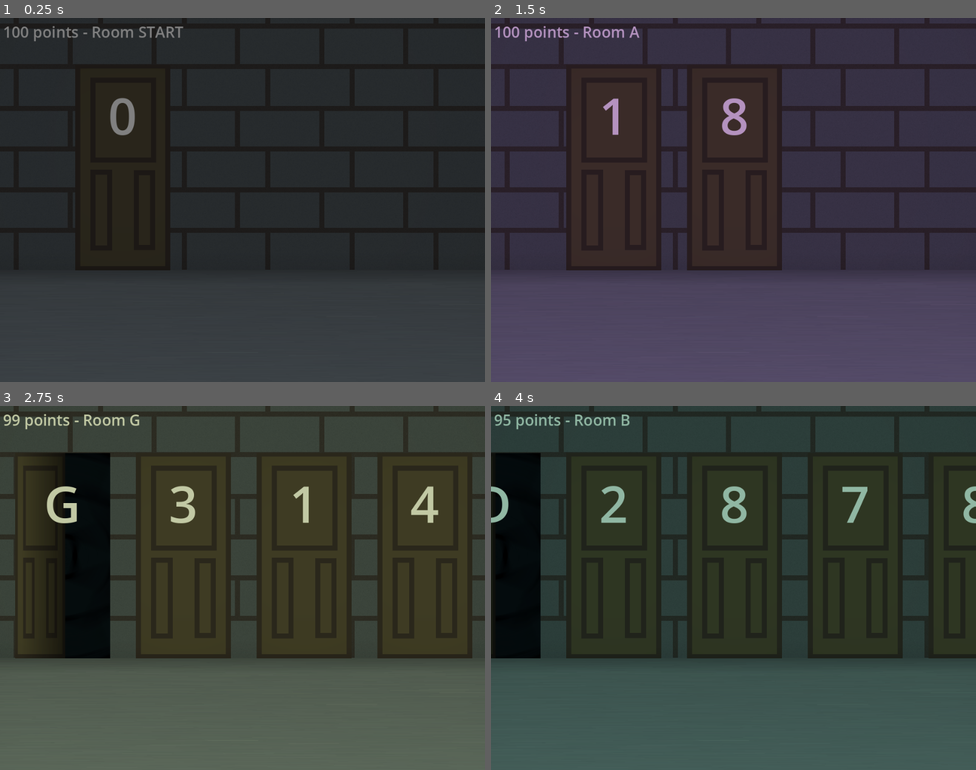
Above: before the commit, frames 1-4 (two rows, left to right).
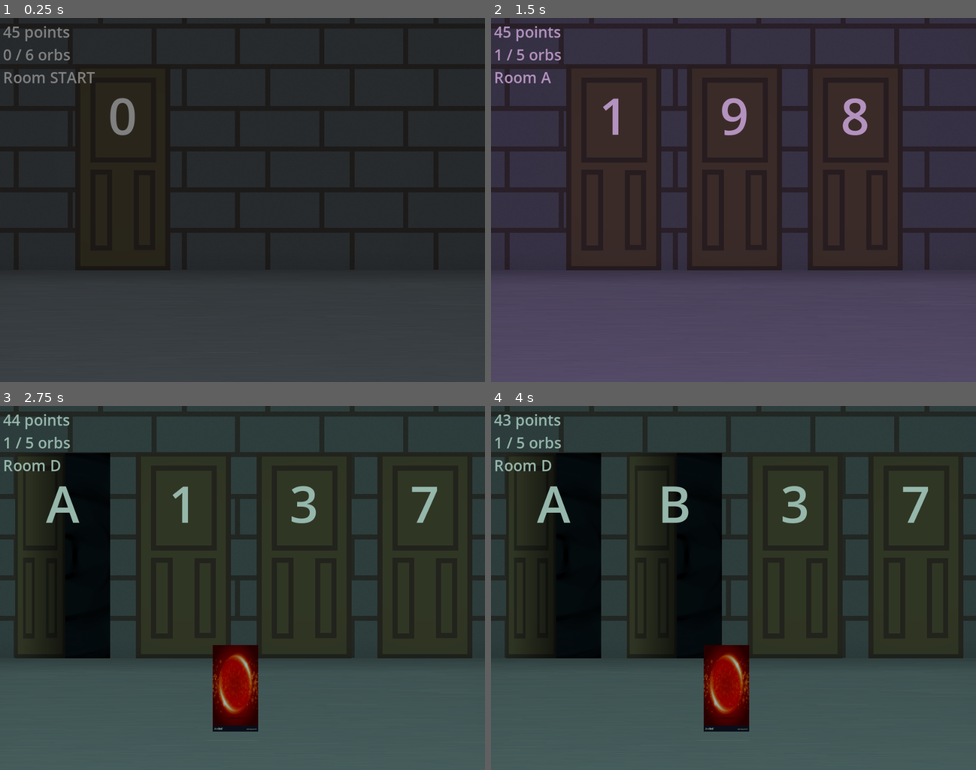
Above: after the commit, the same moments.

Repository: DasParijat/Das-GameJamSpring2025
Game: Godot game, scene res://Game Scenes/game.tscn
Same seed, same stepped clock (60 frames per second), same inputs: the game is played once before the commit and once after it.
Inputs (mouse positions are in pixels of both pictures, inside the frame that each line leads up to):
- Up to frame 1 (0.25 s): no input
- Up to frame 2 (1.5 s): click "efef" at 0.5 s; click (728, 301) at 1.27 s
- Up to frame 3 (2.75 s): click "efef" at 2 s
- Up to frame 4 (4 s): click "efef" at 2.75 s; click "efef" at 3.5 s

The runs differ from the first frame. In frame 1, 0.9% of the frame differs, in the area x 0-38%, y 2-18%; in frame 2, 9.9%; in frame 3, 4.5%; in frame 4, 31%, in the area x 0-100%, y 2-90%.

Commit message:
Added (failed) Prim's Algo for cost calc

Diff:
--- /dev/null
+++ b/Classes/prim_mst.gd
@@ -0,0 +1,51 @@
+extends Node
+class_name PrimMST
+
+# Function to calculate the total weight of the MST using Prim's Algorithm
+func calculate_mst(rooms_array: Array[Room], doors_array: Array[Door]) -> int:
+	var total_weight = 0
+	var visited_rooms = {}
+	var priority_queue = []
+
+	# Start with the first room
+	visited_rooms[rooms_array[0]] = true
+
+	# Add all doors connected to the first room to the priority queue
+	for door in doors_array:
+		if door.room1 == rooms_array[0] or door.room2 == rooms_array[0]:
+			priority_queue.append(door)
+
+	# Sort the priority queue by door cost (ascending order)
+	priority_queue.sort_custom(Callable(self, "_compare_door_cost"))
+
+	while priority_queue.size() > 0:
+		# Get the door with the smallest cost
+		var current_door = priority_queue.pop_front()
+
+		# Check if the door connects to an unvisited room
+		var next_room = null
+		if not visited_rooms.has(current_door.room1):
+			next_room = current_door.room1
+		elif not visited_rooms.has(current_door.room2):
+			next_room = current_door.room2
+
+		if next_room != null:
+			# Add the cost of the door to the total weight
+			total_weight += current_door.cost
+
+			# Mark the room as visited
+			visited_rooms[next_room] = true
+
+			# Add all doors connected to the new room to the priority queue
+			for door in doors_array:
+				if (door.room1 == next_room or door.room2 == next_room) and not visited_rooms.has(door.room1) and not visited_rooms.has(door.room2):
+					priority_queue.append(door)
+
+			# Sort the priority queue again
+			priority_queue.sort_custom(Callable(self, "_compare_door_cost"))
+
+	return total_weight
+
+# Helper function to compare door costs
+func _compare_door_cost(a: Door, b: Door) -> int:
+	return a.cost - b.cost
--- a/Game Scenes/door.gd
+++ b/Game Scenes/door.gd
@@ -5,6 +5,7 @@
 @onready var cost : Label = $CenterContainer/Cost
 
 @onready var door : Door
+@onready var cur_room : Room
 
 func _ready() -> void:
 	GRH.connect("door_entered", Callable(self, "_on_door_entered"))
@@ -14,7 +15,10 @@
 		cost.text = str(door.cost)
 	else:
 		texture.texture = preload("uid://7gfggwe3vnl2")
-		cost.text = door.room2.letter_id
+		if door.room2 == cur_room:
+			cost.text = door.room1.letter_id
+		else:
+			cost.text = door.room2.letter_id
 
 func _on_pressed() -> void:
 	if door.is_locked:
--- a/Game Scenes/door.tscn
+++ b/Game Scenes/door.tscn
@@ -7,6 +7,7 @@
 
 [sub_resource type="SystemFont" id="SystemFont_2frai"]
 font_names = PackedStringArray("Bodoni MT")
+subpixel_positioning = 0
 
 [node name="Door" type="Button"]
 self_modulate = Color(0, 0, 0, 0)
--- a/Game Scenes/game.gd
+++ b/Game Scenes/game.gd
@@ -3,6 +3,7 @@
 @onready var color_modulate : CanvasModulate = $Room/Background/ColorModulate
 @onready var door_container : HBoxContainer = $Room/DoorContainer
 @onready var points_label : Label = $PointsLabel
+@onready var orb : TextureButton = $Room/Orb
 
 #var tween : Tween = Tween.new()
 
@@ -23,11 +24,15 @@
 	GRH.connect("door_entered", Callable(self, "_on_door_entered"))
 	randomize()
 
-	generate_rooms(8)
+	generate_rooms(5)
 	generate_doors()
 
-	GRH.points = 100
+	GRH.points = PrimMST.new().calculate_mst(rooms_array, doors_array)
+	if GRH.points == 0:
+		GRH.points = 5 * doors_array.size() # free points for Prim failing
+	print(GRH.points)
 
+	rooms_array[0].orb_found = true
 	cur_room = rooms_array[0]
 	load_room(cur_room)
 
@@ -93,8 +98,7 @@
 	return false
 
 func load_room(room : Room) -> void:
-	room_transition = true
-	points_label.text = (str(GRH.points) + " points - Room " + room.letter_id)
+	update_label_text()
 	color_modulate.color = room.mod_color
 
 	# Clear existing doors
@@ -107,8 +111,13 @@
 		if door.check_rooms(room):
 			var door_scene = preload("res://Game Scenes/door.tscn").instantiate()
 			door_scene.door = door
+			door_scene.cur_room = cur_room
 			door_container.add_child(door_scene)
-	room_transition = false
+
+	if room.orb_found:
+		orb.hide()
+	else:
+		orb.show()
 
 func _on_door_entered(door : Door) -> void:
 	print(door.room1.letter_id, " ", door.room2.letter_id)
@@ -125,3 +134,18 @@
 
 	cur_room = next_room
 	load_room(next_room)
+
+func update_label_text() -> void:
+	points_label.text = (str(GRH.points) + " points \n"
+						+ (str(GRH.orbs_found) + " / " + str(rooms_array.size()))
+						+ " orbs \nRoom " + cur_room.letter_id)
+
+func _on_orb_pressed() -> void:
+	cur_room.orb_found = true
+	GRH.orbs_found += 1
+	update_label_text()
+	if GRH.orbs_found == rooms_array.size():
+		cur_room = Room.new("WIN", Color(0.8, 0.8, 0.8))
+		load_room(cur_room)
+
+	orb.hide()
--- a/Game Scenes/game.tscn
+++ b/Game Scenes/game.tscn
@@ -1,8 +1,9 @@
-[gd_scene load_steps=6 format=3 uid="uid://dktjfoar41ceu"]
+[gd_scene load_steps=7 format=3 uid="uid://dktjfoar41ceu"]
 
 [ext_resource type="Texture2D" uid="uid://bxr5f1evya50u" path="res://Assets/Images/DungeonRoomBackground.png" id="1_k8ln2"]
 [ext_resource type="Script" path="res://Game Scenes/game.gd" id="1_v2p7b"]
 [ext_resource type="Texture2D" uid="uid://bgulib037v3af" path="res://Assets/Images/DungeonRoomLightOverlay.png" id="2_37ubt"]
+[ext_resource type="Texture2D" uid="uid://dnkhwospra37q" path="res://Assets/Images/orb.png" id="3_dfmax"]
 
 [sub_resource type="SystemFont" id="SystemFont_ho0eh"]
 font_names = PackedStringArray("Bodoni MT")
@@ -23,6 +24,7 @@
 offset_bottom = 40.0
 
 [node name="Background" type="TextureRect" parent="Room"]
+layout_mode = 0
 offset_left = -480.0
 offset_top = -360.0
 offset_right = 480.0
@@ -46,6 +48,16 @@
 grow_vertical = 0
 theme_override_constants/separation = 200
 
+[node name="Orb" type="TextureButton" parent="Room"]
+visible = false
+layout_mode = 0
+offset_left = -59.0
+offset_top = 113.0
+offset_right = 241.0
+offset_bottom = 437.0
+scale = Vector2(0.298918, 0.528075)
+texture_normal = ExtResource("3_dfmax")
+
 [node name="LightOverlay" type="PointLight2D" parent="Room"]
 texture = ExtResource("2_37ubt")
 
@@ -56,3 +68,5 @@
 offset_bottom = -317.0
 text = "30 Points"
 label_settings = SubResource("LabelSettings_nm3xk")
+
+[connection signal="pressed" from="Room/Orb" to="." method="_on_orb_pressed"]
--- a/Global Scripts/GlobalRoomHandling.gd
+++ b/Global Scripts/GlobalRoomHandling.gd
@@ -3,4 +3,6 @@
 signal door_entered(door : Door)
 
 var points = 0
+var orbs_found = 0
+
 var in_room_transition = false
Binary file added: Assets/Images/orb.png
Not shown, added: Assets/Images/orb.png.import
Not shown: 1 places in Game Scenes/door.tscn that only renumber resources
